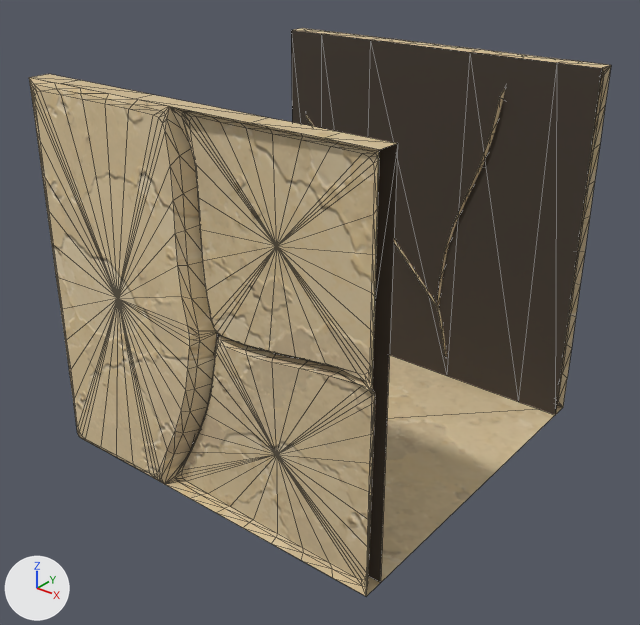
Renders of the glTF model assets/custom/models/ground_modules/ground_square_strip_02.glb from each side of a commit.
The view is the same before and after, from a 50 mm camera at (1.847, -1.221, 1.41) aimed at (0.519, 0.44, 0.381). Lighting does not change. The marker at lower left points along +X, +Y and +Z. The older version comes first. Mesh edges are drawn as thin lines. Vertices at exactly the same position are counted once.

Objects in the first picture: 'GroundSquareStrip02_Body'.
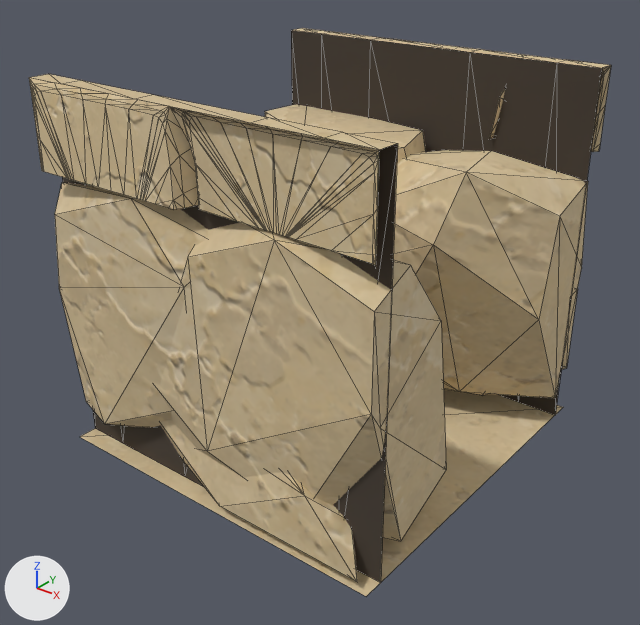
Boxes (x1, y1, x2, y2) around the edits, measured in the pictures (640 x 625 px):
part 1 of me_groundsquarestrip02_bodymesh, added (beige)
    after: (159, 223, 446, 541)
part 2 of me_groundsquarestrip02_bodymesh, added (beige)
    after: (55, 183, 208, 427)
part 3 of me_groundsquarestrip02_bodymesh, added (beige)
    after: (393, 150, 588, 398)
part 4 of me_groundsquarestrip02_bodymesh, added (beige)
    after: (265, 104, 426, 164)
part 5 of me_groundsquarestrip02_bodymesh, added (mostly hidden)
    after: (443, 289, 578, 396)
part 6 of me_groundsquarestrip02_bodymesh, added (beige)
    after: (160, 419, 357, 582)
part 7 of me_groundsquarestrip02_bodymesh, reshaped (mostly hidden)
    before: (306, 113, 600, 407)
    after: (489, 113, 600, 152)
part 8 of me_groundsquarestrip02_bodymesh, reshaped
    before: (35, 91, 376, 596)
    after: (35, 91, 376, 266)

The change, as a diff of the scene's bpy script:
```diff
--- a/assets/custom/models/ground_modules/ground_square_strip_02.glb.py
+++ b/assets/custom/models/ground_modules/ground_square_strip_02.glb.py
@@ me_groundsquarestrip02_bodymesh @@
 # used by ob_groundsquarestrip02_body; location = (0.0, 0.0, 0.0)
-me_groundsquarestrip02_bodymesh.from_pydata(...)  # 633 vertices, 1154 faces; spans x 0.0..1.0, y -0.017..1.014, z 0.0..1.0
+me_groundsquarestrip02_bodymesh.from_pydata(...)  # 445 vertices, 688 faces; spans x 0.0..1.0, y -0.011..1.006, z 0.0..1.0
+# me_groundsquarestrip02_bodymesh part 1: a new loose piece of 23 vertices spanning x 0.32..0.998, y 0.002..0.427, z 0.021..0.775, in mat_sandstone_plate_13_001
+# me_groundsquarestrip02_bodymesh part 2: a new loose piece of 22 vertices spanning x 0.001..0.661, y 0.001..0.45, z 0.021..0.776, in mat_sandstone_plate_13_001
+# me_groundsquarestrip02_bodymesh part 3: a new loose piece of 22 vertices spanning x 0.296..0.998, y 0.571..0.998, z 0.026..0.775, in mat_sandstone_plate_13_001
+# me_groundsquarestrip02_bodymesh part 4: a new loose piece of 22 vertices spanning x 0.003..0.688, y 0.55..0.997, z 0.023..0.774, in mat_sandstone_plate_13_001
+# me_groundsquarestrip02_bodymesh part 5: a new loose piece of 20 vertices spanning x 0.044..0.996, y 0.626..0.996, z 0.024..0.409, in mat_sandstone_plate_13_001
+# me_groundsquarestrip02_bodymesh part 6: a new loose piece of 19 vertices spanning x 0.004..0.973, y 0.004..0.411, z 0.024..0.434, in mat_sandstone_plate_13_001
+# me_groundsquarestrip02_bodymesh part 7: 2 vertices moved from x 0.703..0.978, y 0.984..1.006, z 0.769..0.778 to x 0.704..0.979, y 0.985..1.006, z 0.78; 218 vertices removed from x 0.0..1.0, y 0.931..1.014, z 0.0..0.779; 58 vertices added at x 0.0..1.0, y 0.93..1.004, z 0.78
+# me_groundsquarestrip02_bodymesh part 8: 1 vertex moved from x 0.023, y -0.011, z 0.769 to x 0.021, y -0.011, z 0.78; 207 vertices removed from x 0.0..1.0, y -0.017..0.069, z 0.0..0.753; 51 vertices added at x 0.0..1.0, y -0.011..0.07, z 0.78
 me_groundsquarestrip02_bodymesh.materials.append(mat_sandstone_plate_1_001)
```
